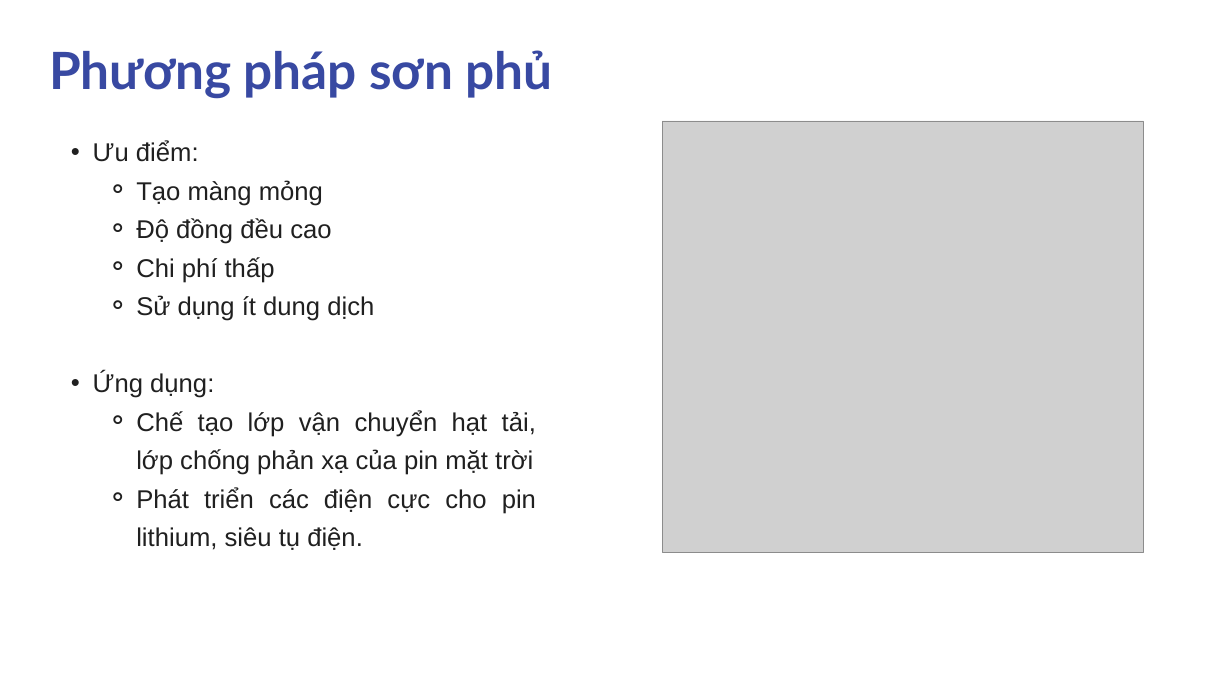
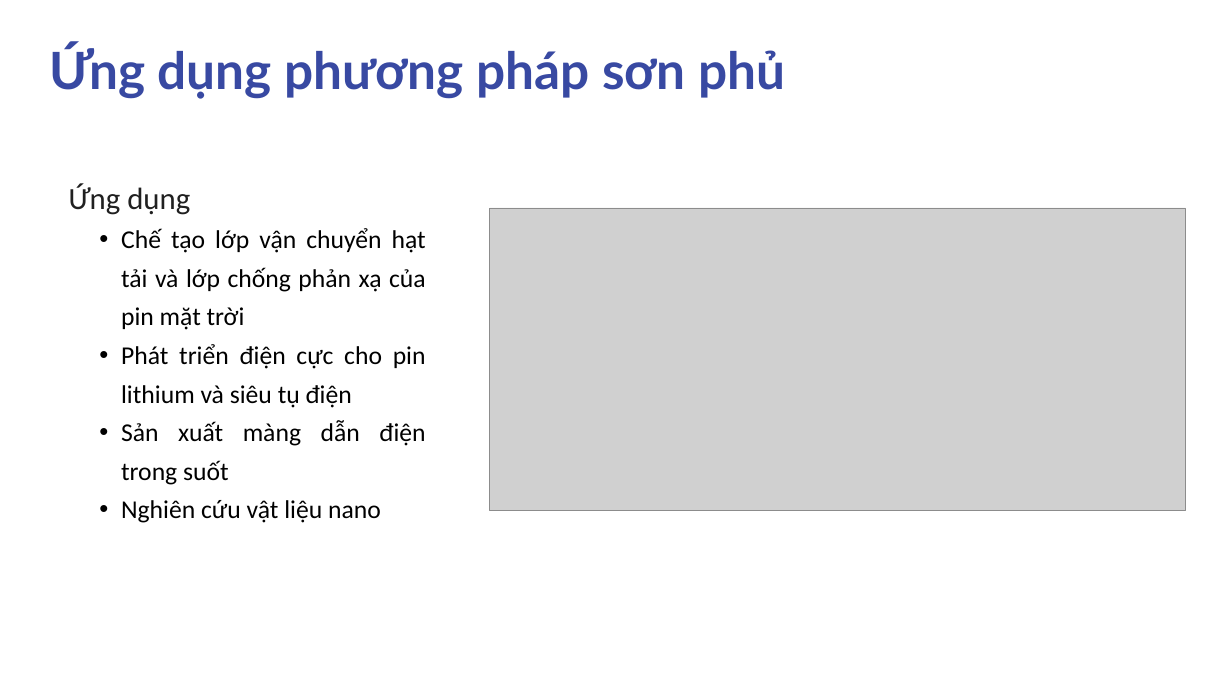
Before and after one commit to sptjerry19/bladecoating, a slide deck: slide 6 of reports/slide/Thiet-ke-Che-tao-May-Trang-Phu-Mang-Mong-ung-dung-trong-linh-kien-chuyen-doi-djien-nang-24032025.pptx. Drawn at 1232x693 pixels with LibreOffice and Linux fonts; fonts in the diff are those of the drawing; grey boxes stand for pictures. Boxes give left, top, right and bottom in pixels: in the first picture for what was removed or moved away, otherwise in the second. Text is boxed around its words. In the diff, an @@ line names an element or a change of style, - is before the commit and + after.

```diff
--- a/reports/slide/Thiet-ke-Che-tao-May-Trang-Phu-Mang-Mong-ung-dung-trong-linh-kien-chuyen-doi-djien-nang-24032025.pptx
+++ b/reports/slide/Thiet-ke-Che-tao-May-Trang-Phu-Mang-Mong-ung-dung-trong-linh-kien-chuyen-doi-djien-nang-24032025.pptx
@@ text at bbox=[49, 45, 785, 99]: text changed @@
-Phương pháp sơn phủ
+Ứng dụng phương pháp sơn phủ
@@ text at bbox=[69, 183, 426, 523]: text changed; font Arial to Calibri; text colour #202020 to #000000 @@
-  • Ưu điểm:
-    ⚬ Tạo màng mỏng
-    ⚬ Độ đồng đều cao
-    ⚬ Chi phí thấp
-    ⚬ Sử dụng ít dung dịch
-  • Ứng dụng:
-    ⚬ Chế tạo lớp vận chuyển hạt tải, lớp chống phản xạ của pin mặt trời
-    ⚬ Phát triển các điện cực cho pin lithium, siêu tụ điện.
+  Ứng dụng
+    • Chế tạo lớp vận chuyển hạt tải và lớp chống phản xạ của pin mặt trời
+    • Phát triển điện cực cho pin lithium và siêu tụ điện
+    • Sản xuất màng dẫn điện trong suốt
+    • Nghiên cứu vật liệu nano
@@ picture: place and size @@
-picture at bbox=[662, 121, 1143, 552]
+picture at bbox=[490, 208, 1185, 511]
```
Also in this commit, not shown: 6 other slides changed, 4 slides added, 1 slide removed.
